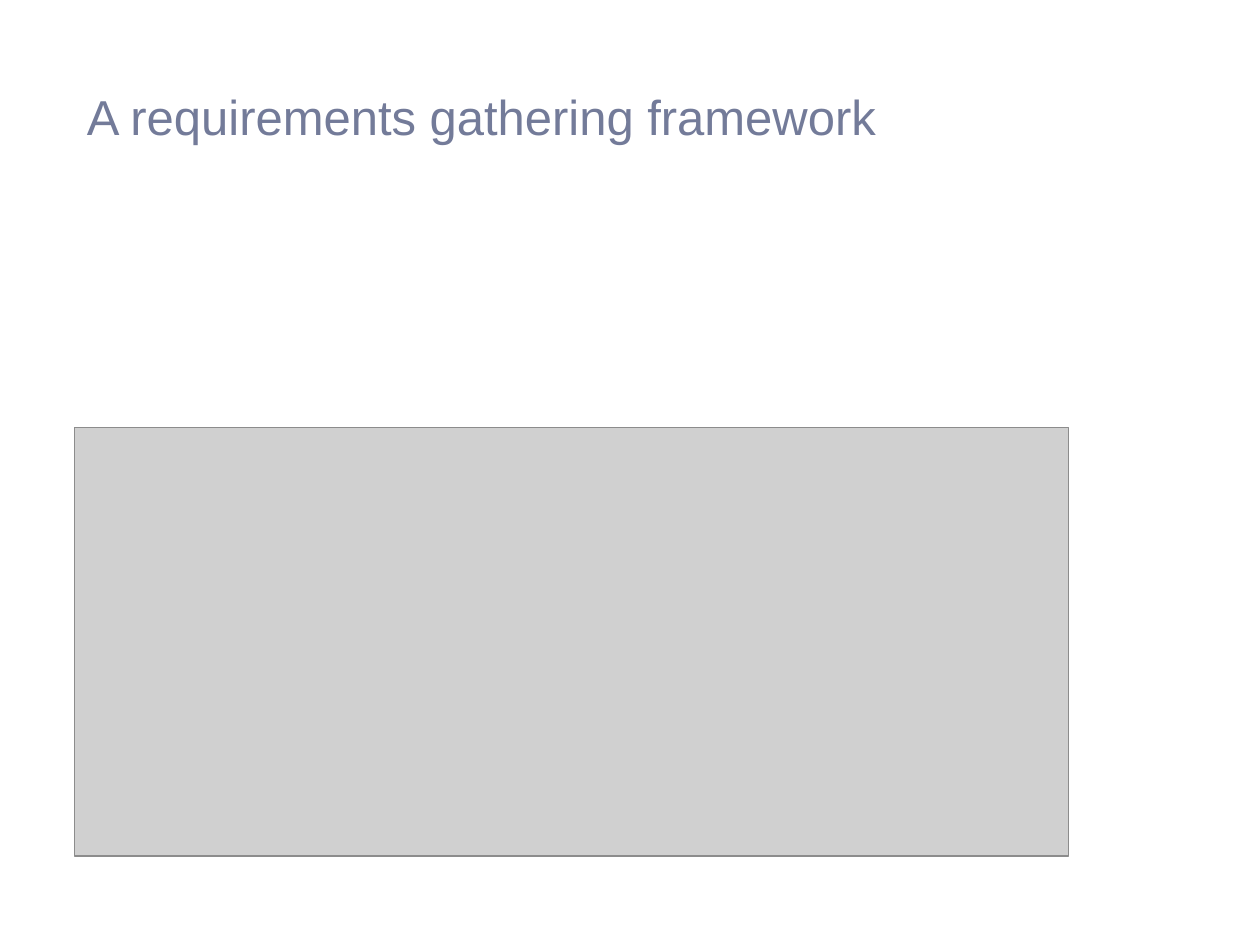
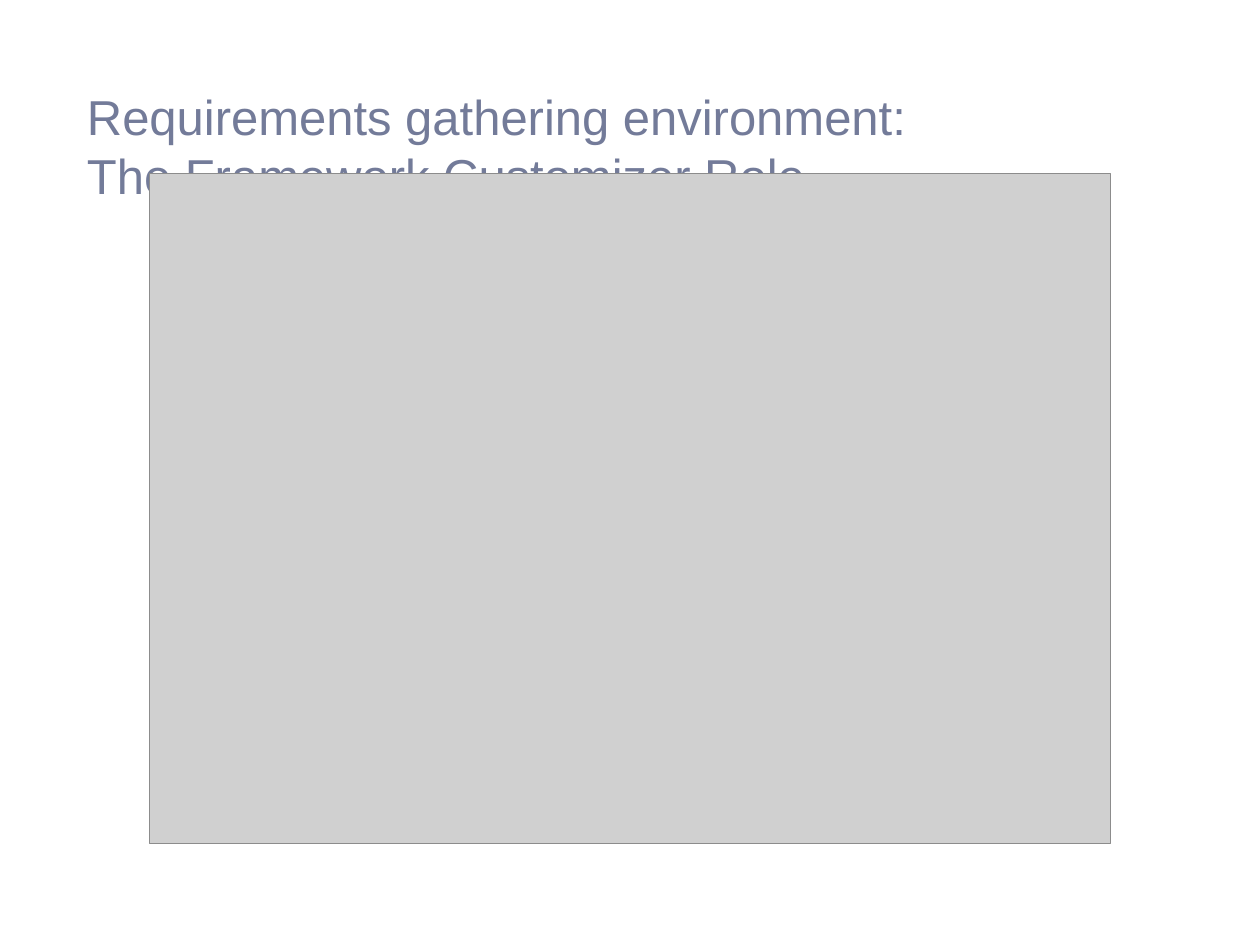
Before and after one commit to saadbinabid1/FlexMDEPaper, a slide deck: slide 6 of presentation/FlexMDE.pptx (slide 33 before the commit). Drawn at 1260x945 pixels with LibreOffice and Linux fonts; fonts in the diff are those of the drawing; grey boxes stand for pictures; background and template pictures are left out. Boxes give left, top, right and bottom in pixels: in the first picture for what was removed or moved away, otherwise in the second. Text is boxed around its words. In the diff, an @@ line names an element or a change of style, - is before the commit and + after.

```diff
--- a/presentation/FlexMDE.pptx
+++ b/presentation/FlexMDE.pptx
@@ title at [87,99,906,204]: text changed @@
-A requirements gathering framework
+Requirements gathering environment:
+The Framework Customizer Role
@@ picture: place and size @@
-picture at [74,427,1068,856]
+picture at [150,174,1111,843]
```
Also in this commit, not shown: 4 other slides changed, 8 slides added, 29 slides removed, 4 other files.
